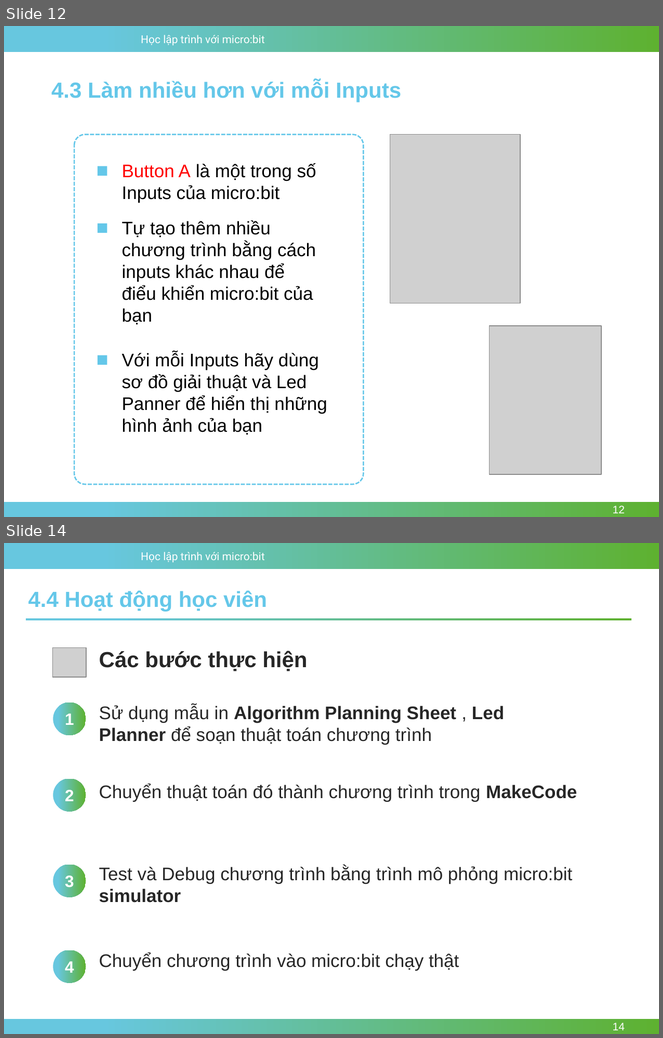
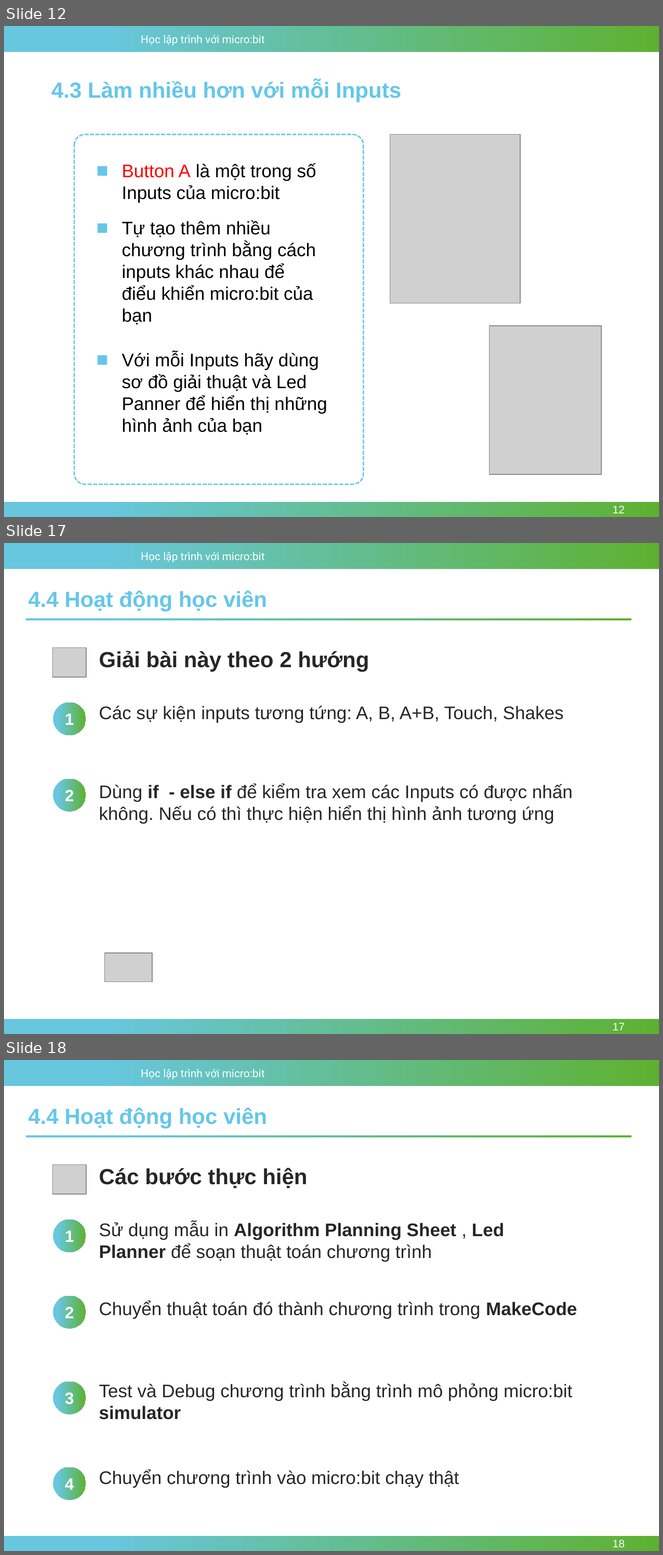
Before and after one commit to nhannn87dn/Learn-microbit, a slide deck: Lessions/Bai-04-Conditions-and-Logic/4.Conditional-and-Boolean.pptx. Shown one above the other, each under a label of ours: slides 12 and 14 before the commit, slides 12, 17 and 18 after it; the slides between them are not shown. The pictures are 663x1038 and 663x1555 pixels, drawn with LibreOffice and Linux fonts; fonts in the diff are those of the drawing; grey boxes stand for pictures; background and template pictures are left out. Boxes give left, top, right and bottom in pixels: in the first picture for what was removed or moved away, otherwise in the second. Text is boxed around its words. In the diff, an @@ line names an element or a change of style, - is before the commit and + after.

```diff
--- a/Lessions/Bai-04-Conditions-and-Logic/4.Conditional-and-Boolean.pptx
+++ b/Lessions/Bai-04-Conditions-and-Logic/4.Conditional-and-Boolean.pptx
@@ slide 17 added at [4,543,659,1034], background #FFFFFF; not listed: 3 template elements that a slide beside it also shows @@
@@ text added at [28,590,267,611], 24 pt, text #64C7E9, bold @@
+4.4 Hoạt động học viên
@@ rectangle added at [26,618,632,620], fill gradient #67C7DF to #5EB130 @@
@@ picture added at [52,648,86,677] @@
@@ text added at [99,651,369,672], 24 pt, text #262626, bold @@
+Giải bài này theo 2 hướng
@@ ellipse added at [53,703,86,735], fill gradient #67C7DF to #5EB130, 18 pt, text #FFFFFF, bold @@
+1
@@ text added at [99,706,564,723], 20 pt, text #262626 @@
+Các sự kiện inputs tương tứng: A, B, A+B, Touch, Shakes
@@ ellipse added at [53,779,86,812], fill gradient #67C7DF to #5EB130, 18 pt, text #FFFFFF, bold @@
+2
@@ text added at [99,784,573,824], 20 pt, text #262626 @@
+Dùng if - else if để kiểm tra xem các Inputs có được nhấn không. Nếu có thì thực hiện hiển thị hình ảnh tương ứng
@@ picture added at [105,953,153,982] @@
@@ page number added at [613,1023,625,1031], 12 pt, text #FFFFFF @@
+17
@@ what was slide 14 is now slide 18 @@
@@ page number at [613,1540,625,1548]: text changed @@
-14
+18
```
Also in this commit, not shown: 2 slides changed, 3 other slides added, 2 other files.
